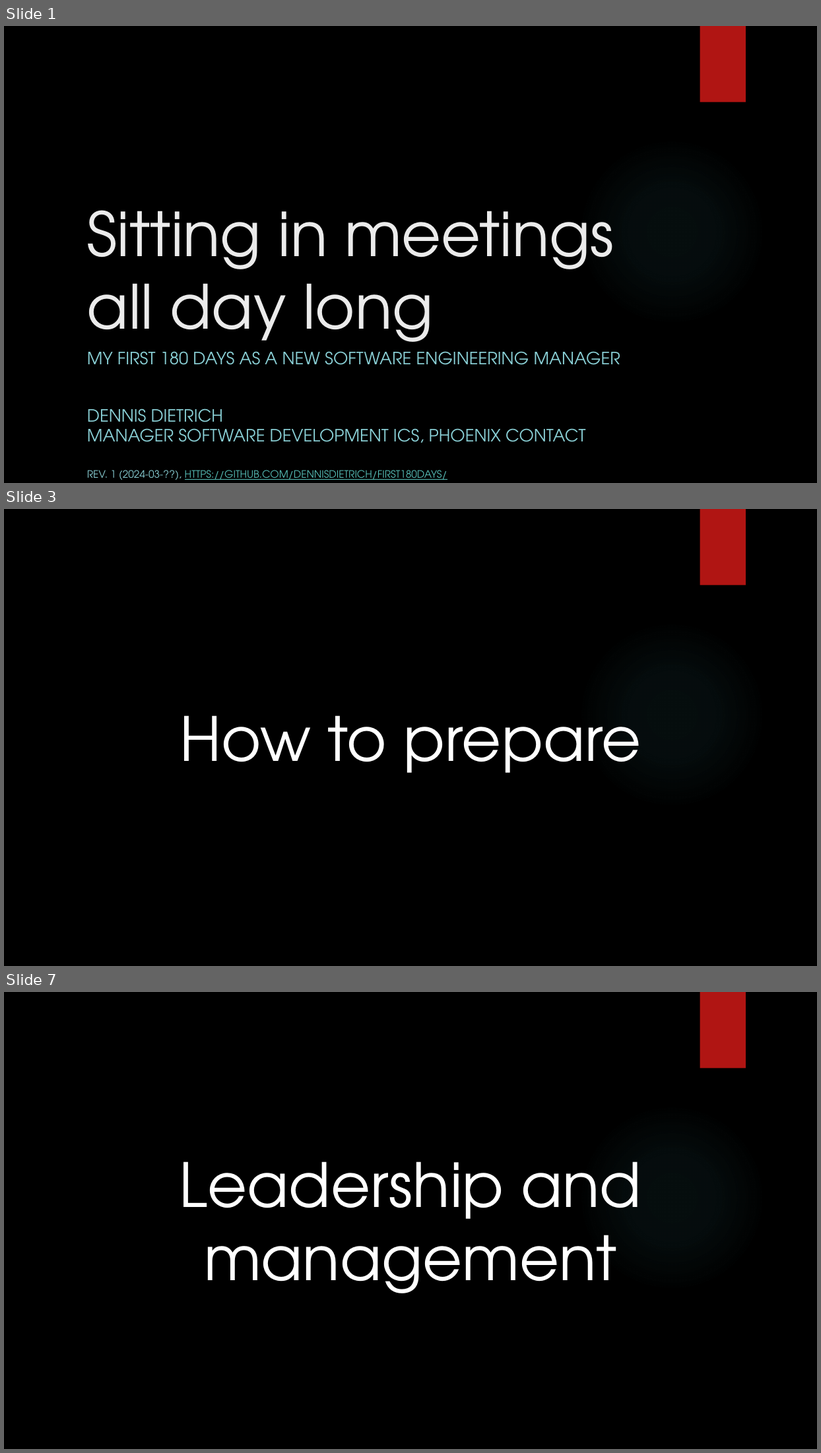
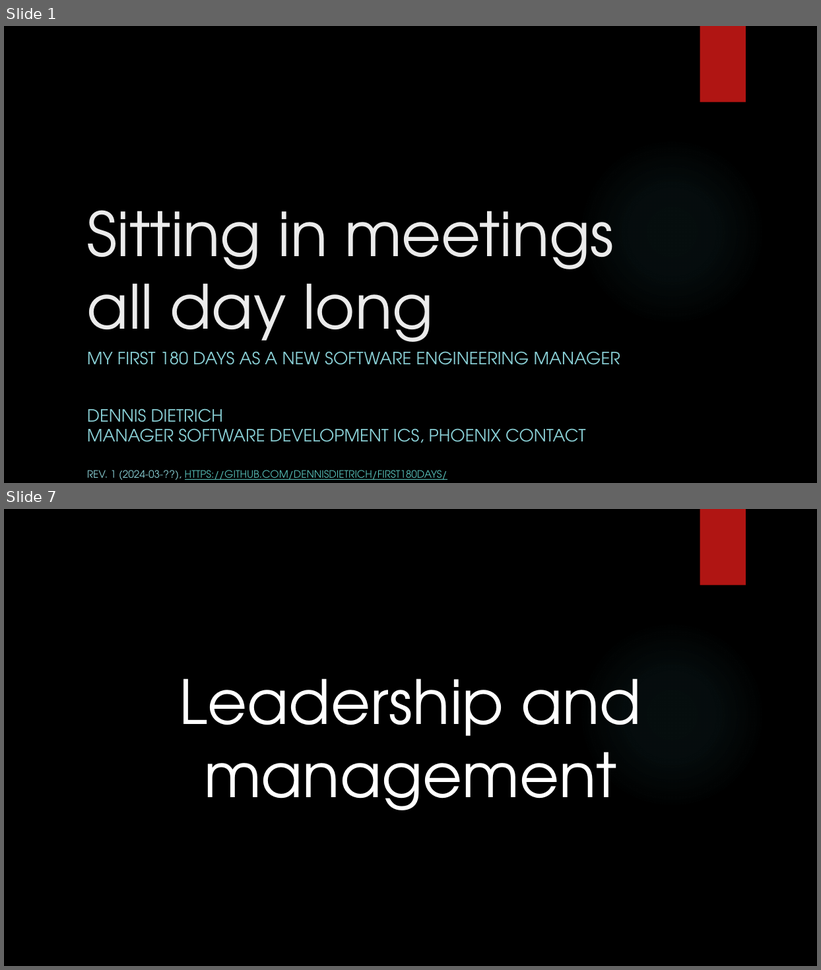
Before and after one commit to dennisdietrich/First180Days, a slide deck: Sitting in meetings all day long.pptx. Shown one above the other, each under a label of ours: slides 1, 3 and 7 before the commit, slides 1 and 7 after it; the slides between them are not shown. The pictures are 821x1453 and 821x970 pixels, drawn with LibreOffice and Linux fonts; fonts in the diff are those of the drawing; background and template pictures are left out. Boxes give left, top, right and bottom in pixels: in the first picture for what was removed or moved away, otherwise in the second. Text is boxed around its words. In the diff, an @@ line names an element or a change of style, - is before the commit and + after.

```diff
--- a/Sitting in meetings all day long.pptx
+++ b/Sitting in meetings all day long.pptx
@@ slide 3 removed at (x1=4, y1=509, x2=817, y2=966), background picture (left out); not listed: 2 template elements that a slide beside it also shows @@
@@ title removed at (x1=180, y1=716, x2=641, y2=773) @@
-How to prepare
```
Also in this commit, not shown: 4 slides changed, 2 slides added.
